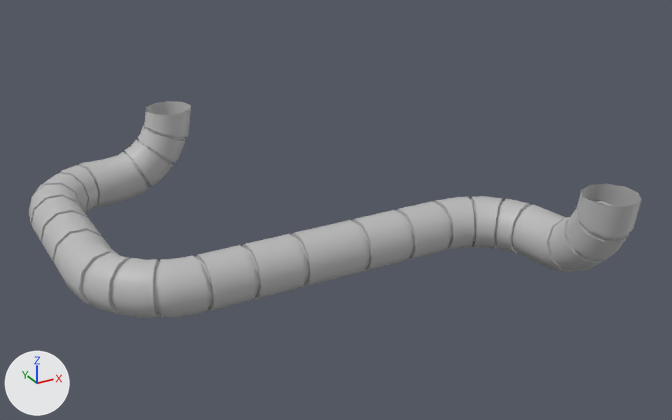
The FBX model Assets/3D/Models/Anxi_Prop_Ceilingpipe_A.fbx as it was, and as the next commit left it.
Before and after are seen from a camera (50 mm lens) standing at (-16.8, -19.61, 6.91) and looking at (-9.82, -6.93, 0.57). Arrows for +X, +Y and +Z are at lower left; the lights stay in place. Where no turn or scale is listed for an object, it has been applied to the vertices.

Objects in the first picture: 'Pipes_Ceiling_A'.
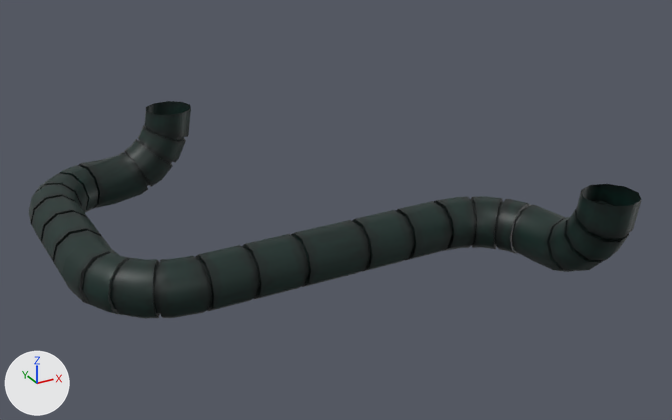
The newer file is also turned or shifted as a whole; pictures and numbers use the older file's frame.

Where the change shows, as pixel boxes [x1, y1, x2, y2] in the pictures (672 x 420 px):
'Pipes_Ceiling_A', recoloured (grey to black): [29, 101, 642, 318] in both

The edits, one by one:
Picture 'Pipes_CeilingA_Tex.png' (img_pipes_ceilinga_tex_png) is new.
Material 'lambert25' (mat_lambert25) is new.
Its texture is img_pipes_ceilinga_tex_png.
me_mesh has 1220 vertices, 1210 faces and spans x -7.42..0.44, y 0.0..8.24, z -1.72..0.0.
me_mesh no longer uses material mat_lambert18 (grey #bcbcbc).
me_mesh now uses material mat_lambert25 (picture img_pipes_ceilinga_tex_png).
